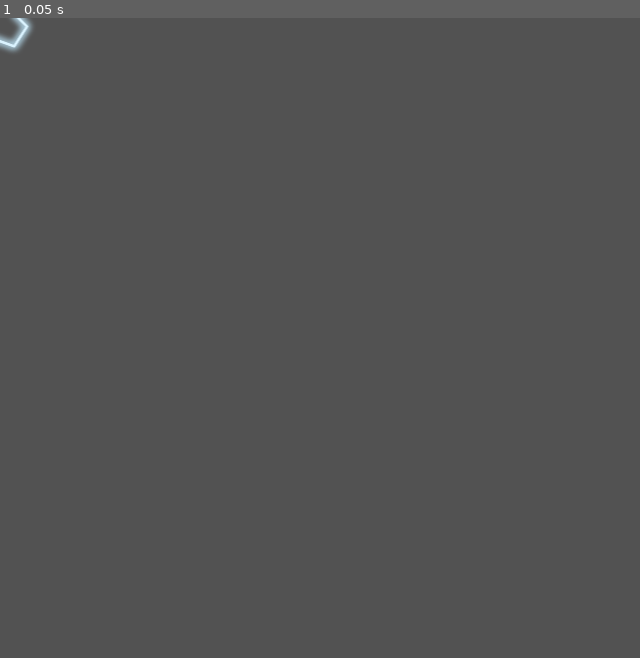
Above: before the commit, frame 1.
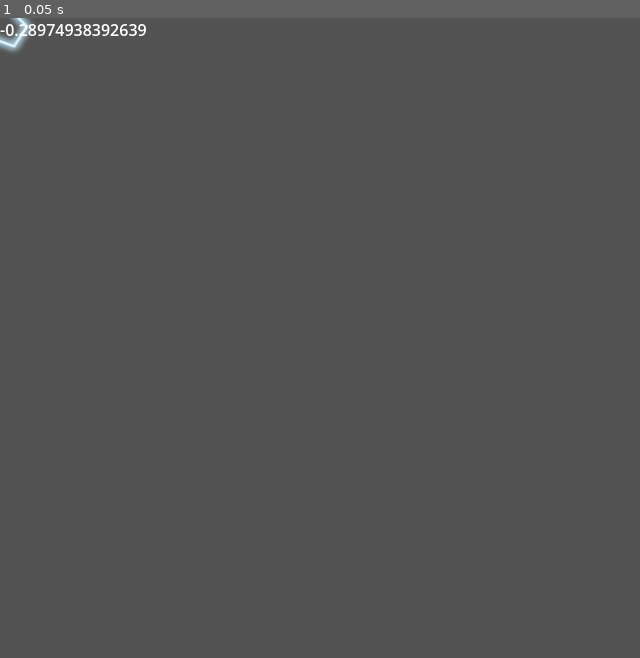
Above: after the commit, the same moment.

Repository: davidward462/asteroids
Game: Godot game, scene res://scenes/asteroid_large.tscn
Two runs of this game, one before a commit and one after it. Both use one fixed random seed, a clock stepped at 60 frames per second and the inputs below. This scene is started directly instead of the project's main scene.
Inputs:
- Up to frame 1 (0.05 s): no input

The runs differ from the first frame. In frame 1, 0.2% of the frame differs, in the area x 0-23%, y 0-3%.

Commit message:
draft asteroid code and add testing label

Diff:
--- a/scenes/asteroid_large.tscn
+++ b/scenes/asteroid_large.tscn
@@ -14,3 +14,7 @@
 
 [node name="Sprite2D" type="Sprite2D" parent="."]
 texture = ExtResource("1_4s20t")
+
+[node name="RotationLabel" type="Label" parent="."]
+offset_right = 40.0
+offset_bottom = 23.0
--- a/scripts/asteroid_large.gd
+++ b/scripts/asteroid_large.gd
@@ -1,8 +1,16 @@
 extends CharacterBody2D
 
+@onready var rotation_label: Label = $RotationLabel
 
-const SPEED = 300.0
+const SPEED = 10.0
+var dir = 0.0
 
+func _ready() -> void:
+	randomize()
+	dir = randf_range(PI, -PI)
+
+func _process(delta: float) -> void:
+	rotation_label.text = str(dir)
 
 func _physics_process(delta: float) -> void:
 
